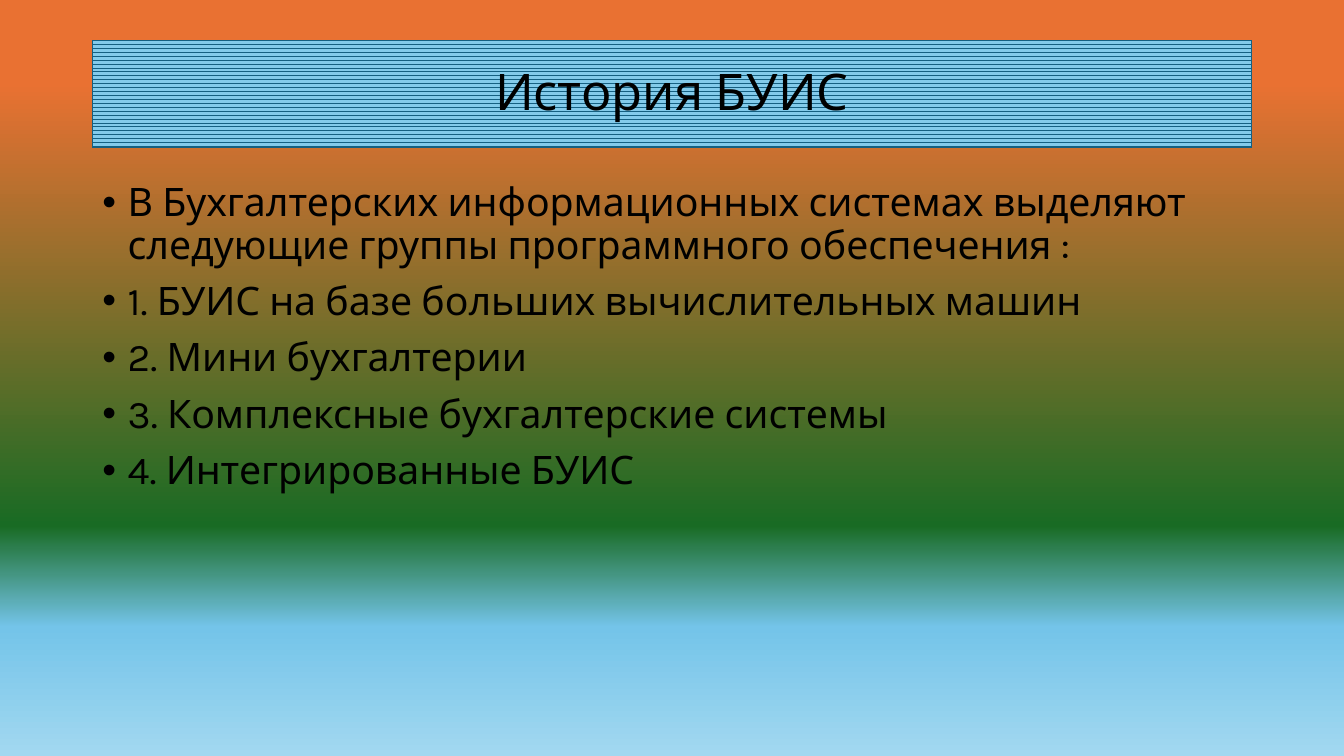
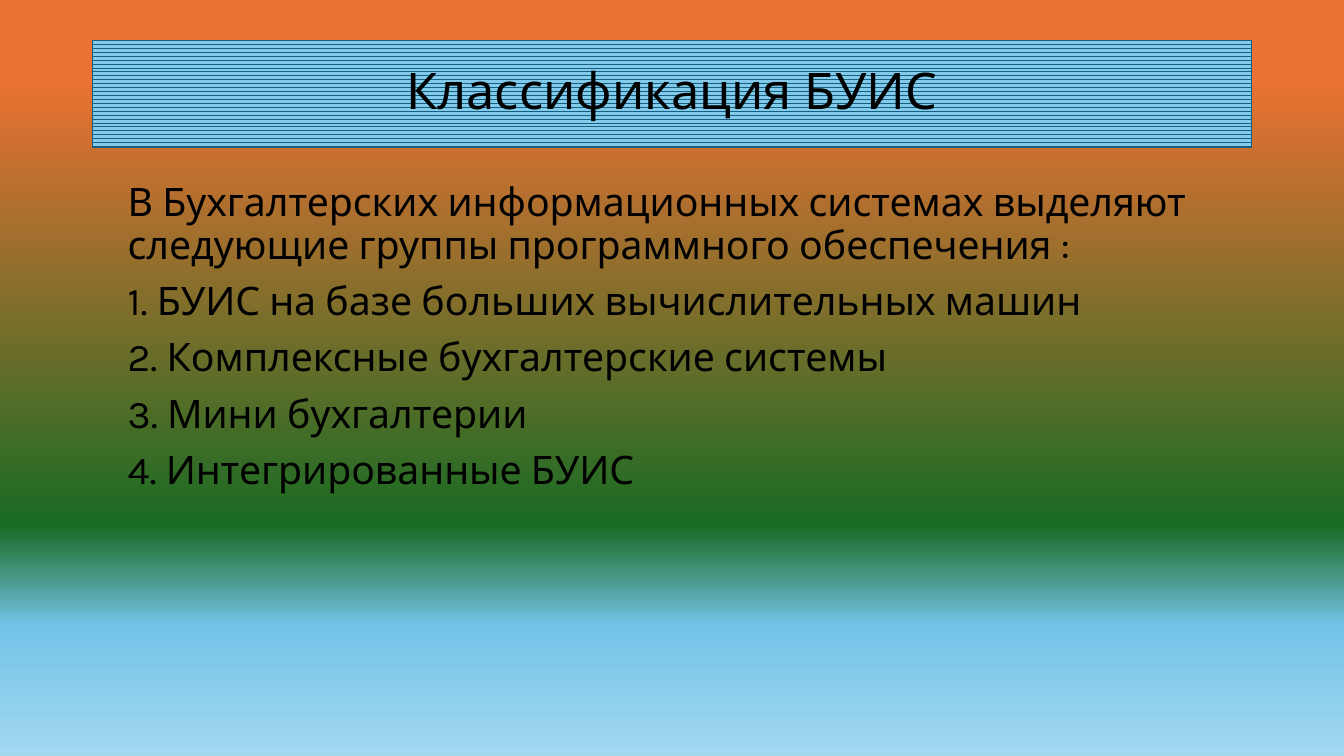
Before and after one commit to Di-Liks/Classification-of-BUIS, a slide deck: slide 3 of классификация БУИС.pptx. Drawn at 1344x756 pixels with LibreOffice and Linux fonts; fonts in the diff are those of the drawing. Boxes give left, top, right and bottom in pixels: in the first picture for what was removed or moved away, otherwise in the second. Text is boxed around its words. In the diff, an @@ line names an element or a change of style, - is before the commit and + after.

```diff
--- a/классификация БУИС.pptx
+++ b/классификация БУИС.pptx
@@ title at box(407, 64, 937, 121): text changed @@
-История БУИС
+Классификация БУИС
@@ text at box(128, 186, 1186, 494): bullet • to none @@
@@ text at box(128, 341, 887, 438): text changed @@
-• 2. Мини бухгалтерии
-• 3. Комплексные бухгалтерские системы
+2. Комплексные бухгалтерские системы
+3. Мини бухгалтерии
```
Also in this commit, not shown: 9 other slides changed, 1 slide removed, 1 other file.
